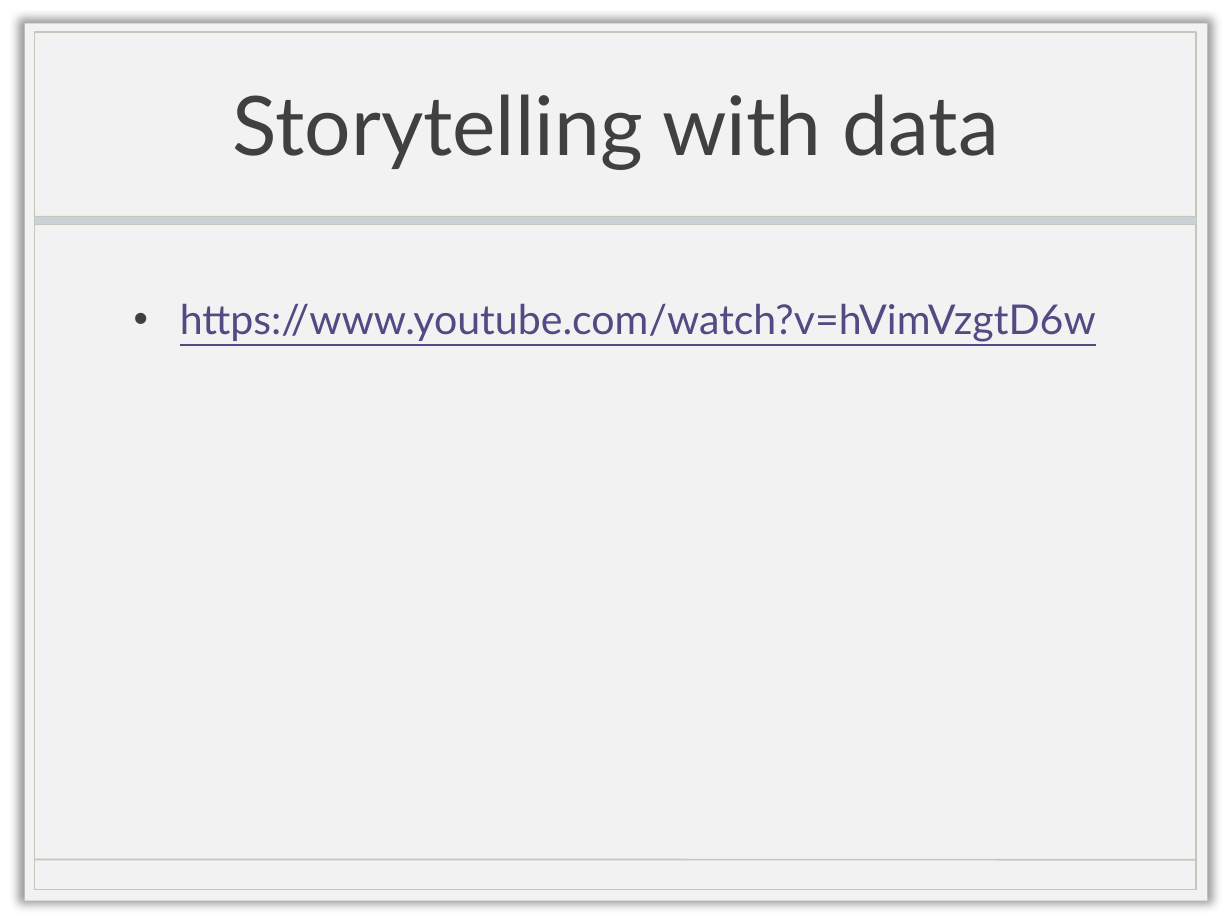
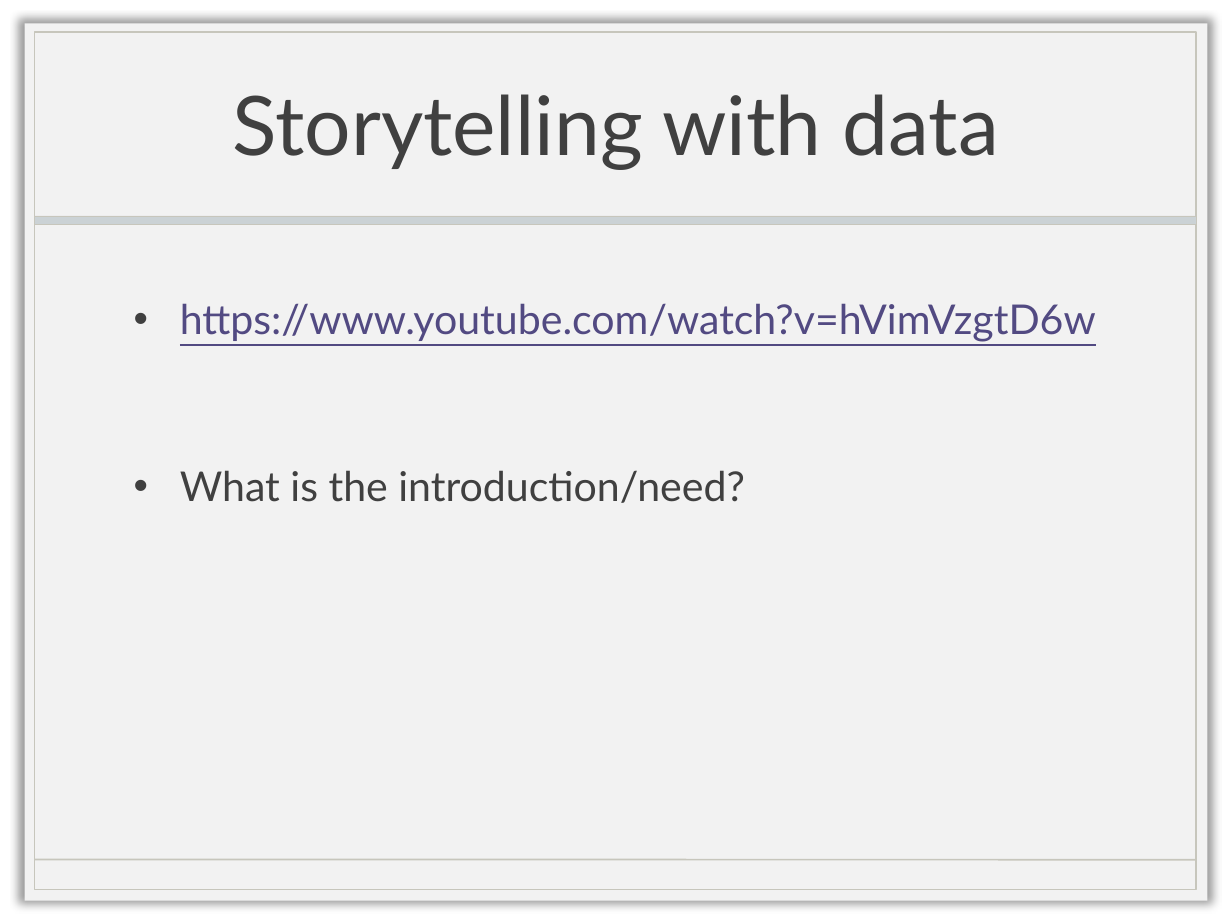
Before and after one commit to doctorlam/tecm4180, a slide deck: slide 4 of readings/storytelling.pptx. Drawn at 1232x924 pixels with LibreOffice and Linux fonts; fonts in the diff are those of the drawing; background and template pictures are left out. Boxes give left, top, right and bottom in pixels: in the first picture for what was removed or moved away, otherwise in the second. Text is boxed around its words. In the diff, an @@ line names an element or a change of style, - is before the commit and + after.

```diff
--- a/readings/storytelling.pptx
+++ b/readings/storytelling.pptx
@@ text at [180, 470, 745, 503]: paragraph added @@
+• What is the introduction/need?
```
Also in this commit, not shown: 2 other slides changed, 5 slides added.
